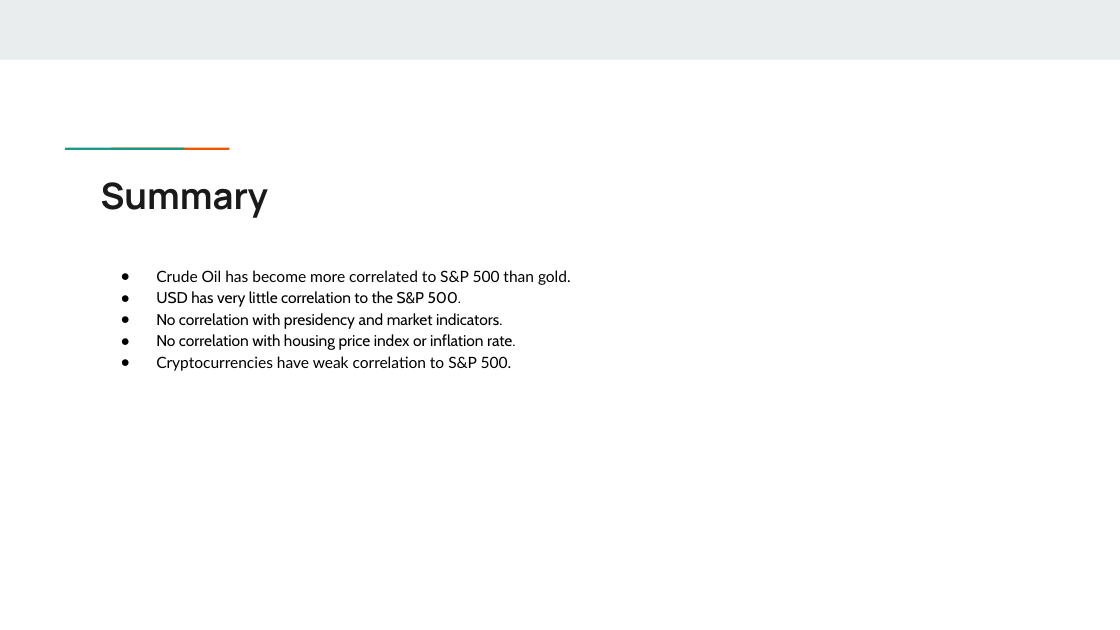
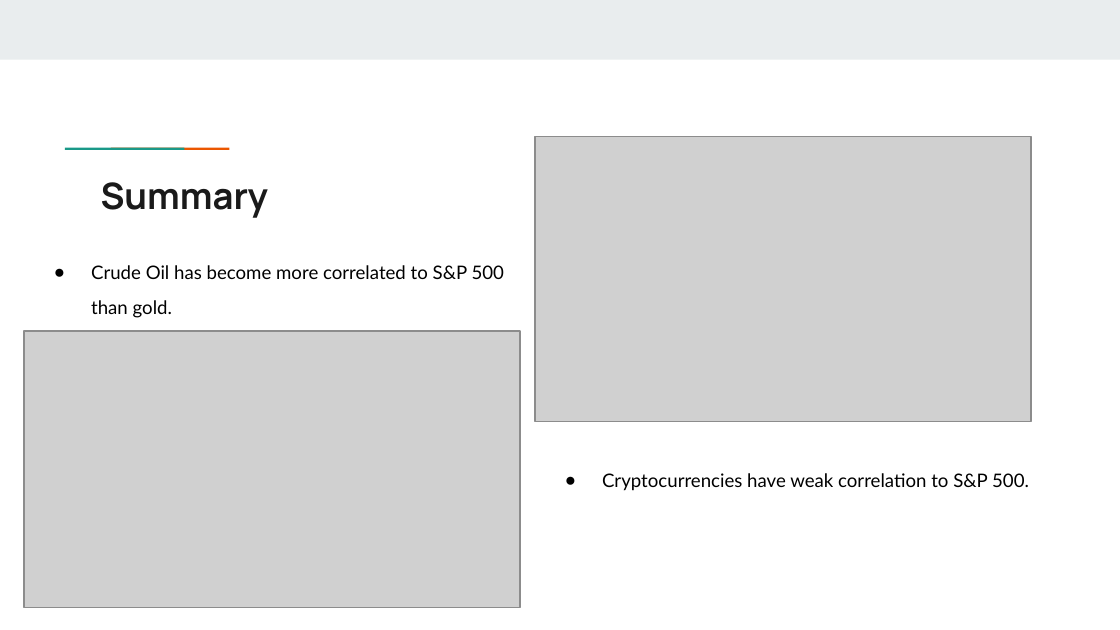
Before and after one commit to lfarlima/Monte-Carlo-Simulation, a slide deck: slide 10 of Project-01/Group Project Presentation.pptx (slide 9 before the commit). Drawn at 1120x630 pixels with LibreOffice and Linux fonts; fonts in the diff are those of the drawing; grey boxes stand for pictures. Boxes give left, top, right and bottom in pixels: in the first picture for what was removed or moved away, otherwise in the second. Text is boxed around its words. In the diff, an @@ line names an element or a change of style, - is before the commit and + after.

```diff
--- a/Project-01/Group Project Presentation.pptx
+++ b/Project-01/Group Project Presentation.pptx
@@ picture added at (535, 137, 1032, 421) @@
@@ text added at (91, 265, 504, 318), 12 pt, text #000000 @@
+● Crude Oil has become more correlated to S&P 500
+than gold.
@@ text removed at (156, 270, 571, 371) @@
-● Crude Oil has become more correlated to S&P 500 than gold.
-● USD has very little correlation to the S&P 500.
-● No correlation with presidency and market indicators.
-● No correlation with housing price index or inflation rate.
-● Cryptocurrencies have weak correlation to S&P 500.
@@ picture added at (24, 332, 520, 608) @@
@@ text added at (602, 473, 1029, 491), 12 pt, text #000000 @@
+● Cryptocurrencies have weak correlation to S&P 500.
```
Also in this commit, not shown: 8 other slides changed, 3 slides added, 3 other files.
